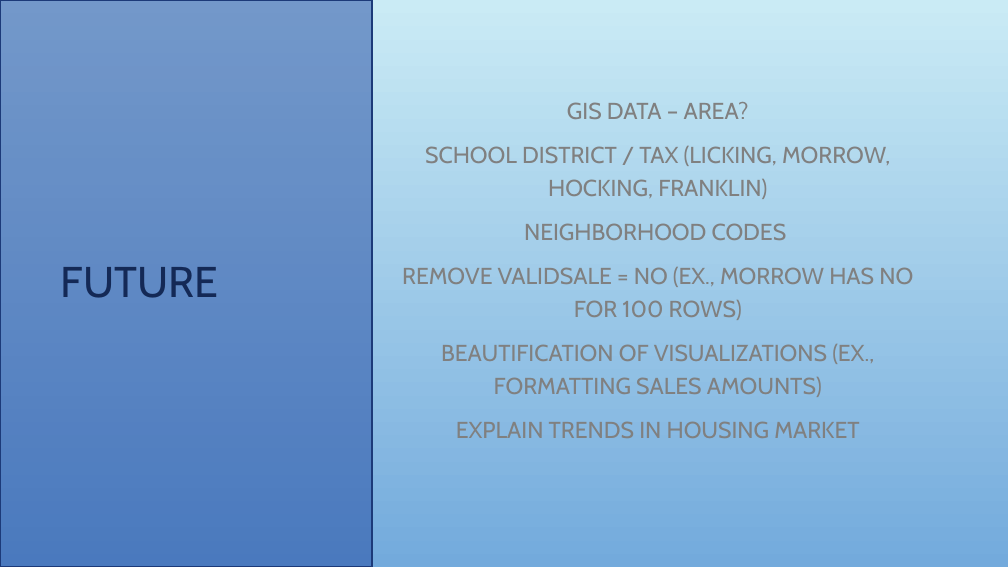
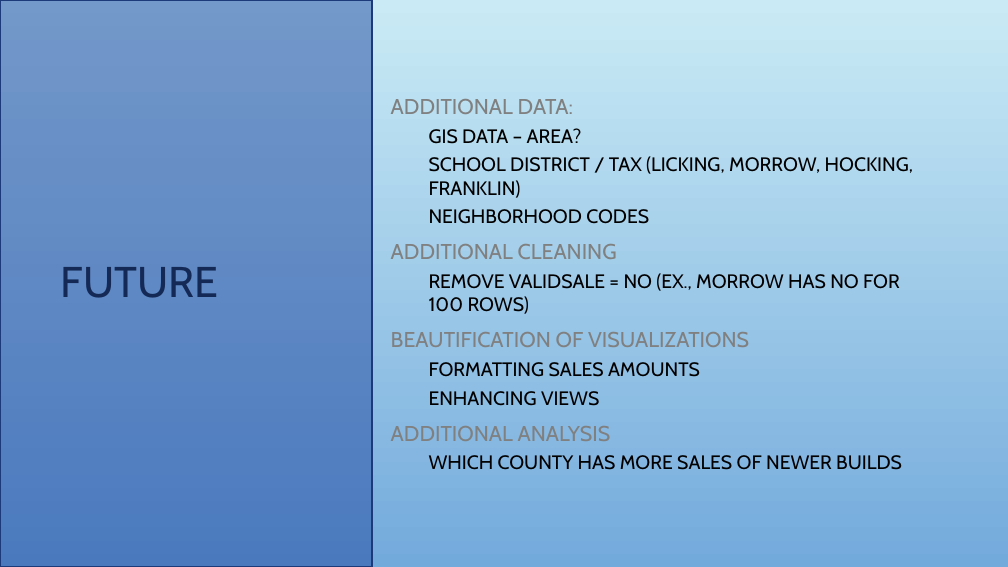
Before and after one commit to bloom4cats/Data-Analytics-2019-Group-4-v2, a slide deck: slide 13 of docs/Team 4 Lab 1.pptx (slide 12 before the commit). Drawn at 1008x567 pixels with LibreOffice and Linux fonts; fonts in the diff are those of the drawing; background and template pictures are left out. Boxes give left, top, right and bottom in pixels: in the first picture for what was removed or moved away, otherwise in the second. Text is boxed around its words. In the diff, an @@ line names an element or a change of style, - is before the commit and + after.

```diff
--- a/docs/Team 4 Lab 1.pptx
+++ b/docs/Team 4 Lab 1.pptx
@@ subtitle at (391, 99, 573, 114): paragraph added @@
+ADDITIONAL DATA:
@@ subtitle at (429, 128, 913, 314): size 22 to 18.5 pt, text colour #808080 to #000000 in "GIS DATA – AREA?", "SCHOOL DISTRICT / TAX (LICKING, MORROW, HOCKING, ...", "NEIGHBORHOOD CODES", "REMOVE VALIDSALE = NO (EX., MORROW HAS ..."; alignment centre to left; list level 1 to 2 in "GIS DATA – AREA?"; line spacing 1.2 to 1; list level 1 to 2 in "SCHOOL DISTRICT / TAX (LICKING, ..."; list level 1 to 2 in "NEIGHBORHOOD CODES"; list level 1 to 2 in "REMOVE VALIDSALE = NO (EX., ..." @@
@@ subtitle at (391, 244, 617, 259): paragraph added @@
+ADDITIONAL CLEANING
@@ subtitle at (391, 332, 902, 470): text changed; size 22 to 18.5 pt; text colour #808080 to #000000 @@
-BEAUTIFICATION OF VISUALIZATIONS (EX., FORMATTING SALES AMOUNTS)
-EXPLAIN TRENDS IN HOUSING MARKET
+BEAUTIFICATION OF VISUALIZATIONS
+  FORMATTING SALES AMOUNTS
+  ENHANCING VIEWS
+ADDITIONAL ANALYSIS
+  WHICH COUNTY HAS MORE SALES OF NEWER BUILDS
```
Also in this commit, not shown: 5 other slides changed, 4 slides added, 3 slides removed.
